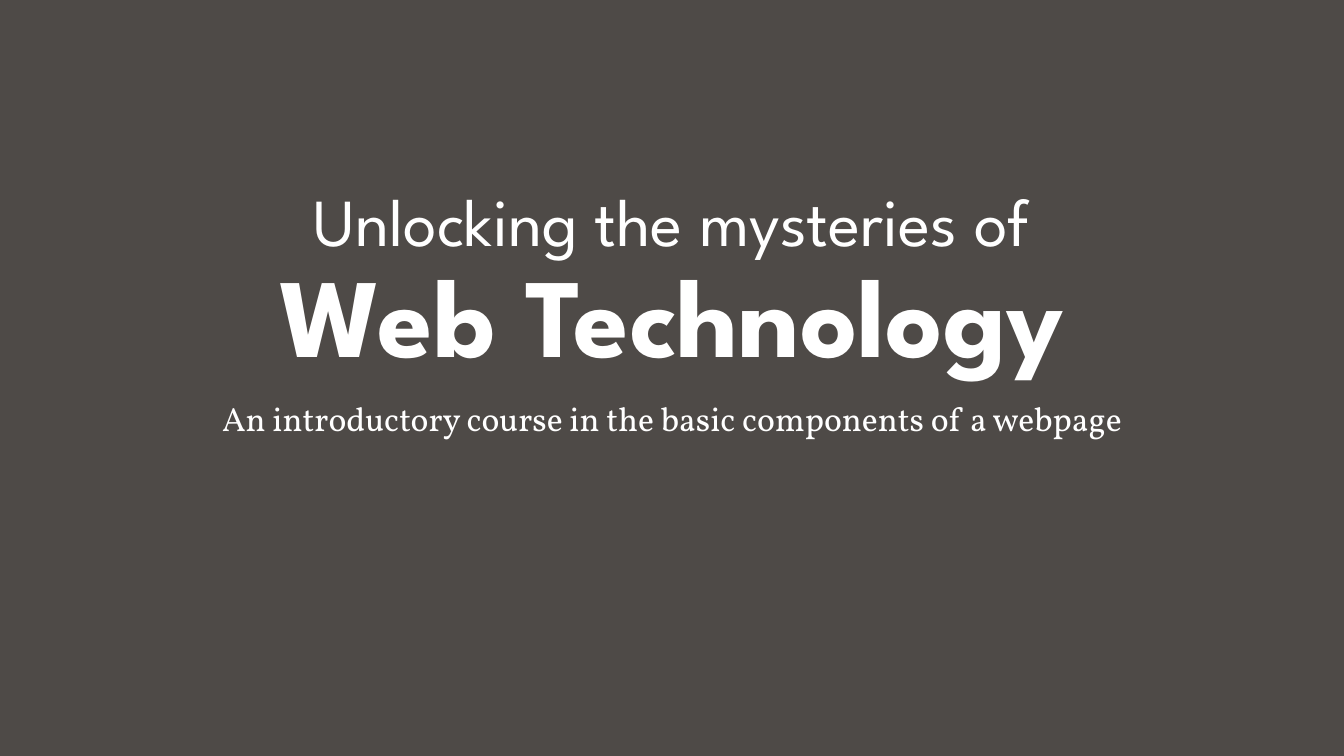
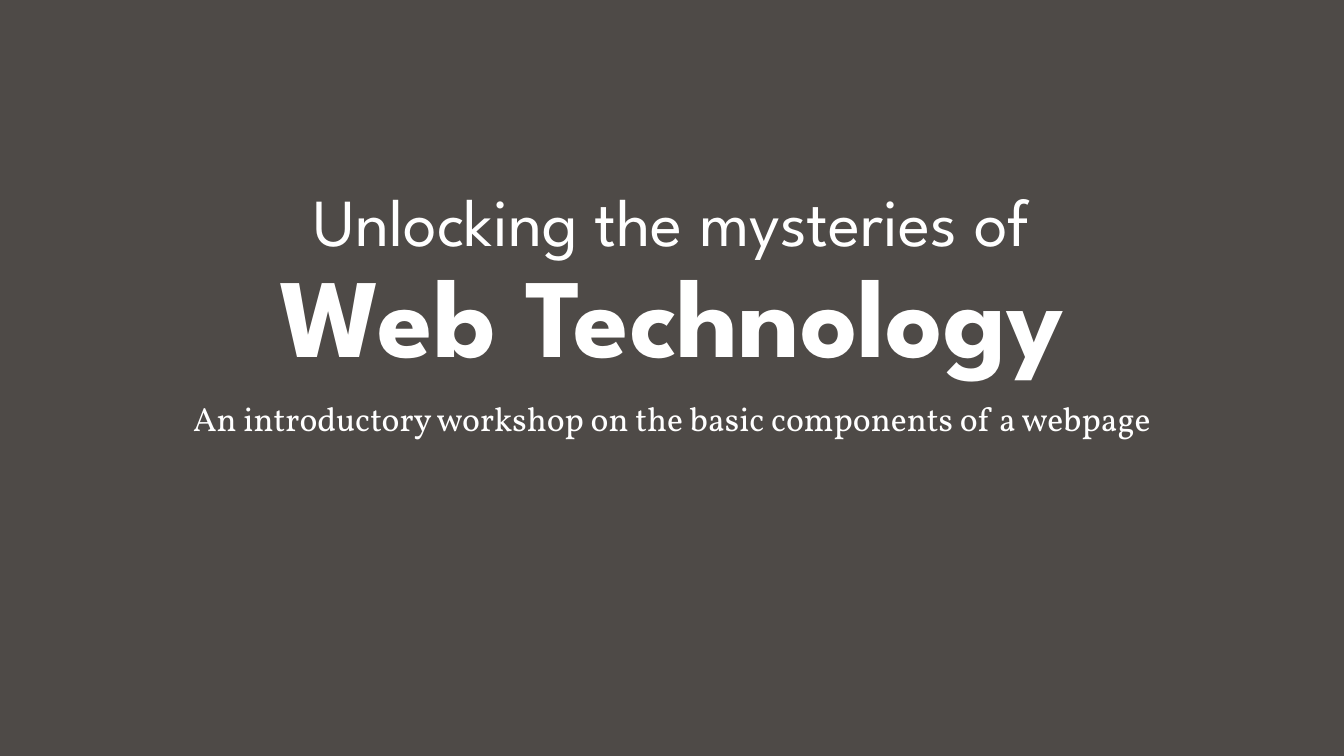
Before and after one commit to ageller/IDEAS_FSS-Vis, a slide deck: slide 1 of IntroToWebTechnology/intro to web.pptx. Drawn at 1344x756 pixels with LibreOffice and Linux fonts; fonts in the diff are those of the drawing. Boxes give left, top, right and bottom in pixels: in the first picture for what was removed or moved away, otherwise in the second. Text is boxed around its words. In the diff, an @@ line names an element or a change of style, - is before the commit and + after.

Commit message:
updated intro to web materials

```diff
--- a/IntroToWebTechnology/intro to web.pptx
+++ b/IntroToWebTechnology/intro to web.pptx
@@ subtitle at [193, 407, 1151, 440]: text changed @@
-An introductory course in the basic components of a webpage
+An introductory workshop on the basic components of a webpage
```
Also in this commit, not shown: 3 other slides changed, 7 slides added, 3 slides removed, 6 other files.
